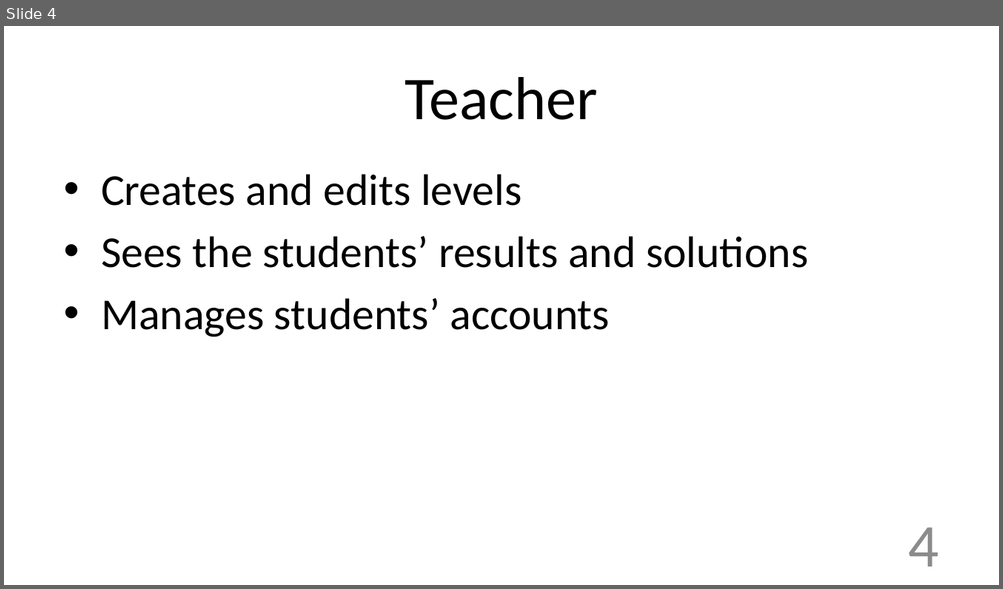
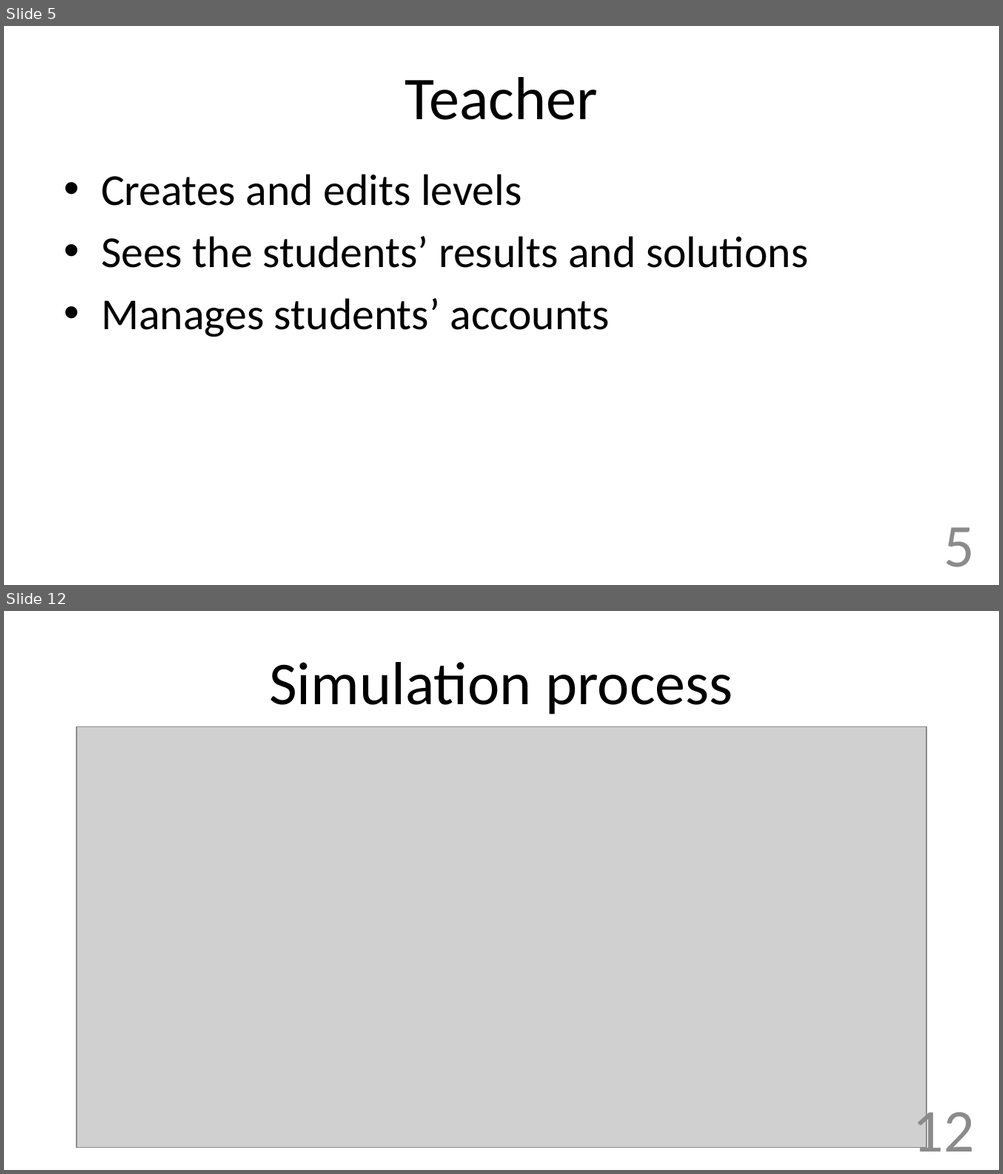
Before and after one commit to shiftuya/Robots, a slide deck: presentation.pptx. Shown one above the other, each under a label of ours: slide 4 before the commit, slides 5 and 12 after it; the slides between them are not shown. The pictures are 1003x589 and 1003x1174 pixels, drawn with LibreOffice and Linux fonts; fonts in the diff are those of the drawing; grey boxes stand for pictures. Boxes give left, top, right and bottom in pixels: in the first picture for what was removed or moved away, otherwise in the second. Text is boxed around its words. In the diff, an @@ line names an element or a change of style, - is before the commit and + after.

```diff
--- a/presentation.pptx
+++ b/presentation.pptx
@@ slide 12 added at bbox=[4, 611, 999, 1170], background #FFFFFF @@
@@ title added at bbox=[269, 662, 732, 715], 44 pt, text #000000 @@
+Simulation process
@@ picture added at bbox=[77, 726, 926, 1148] @@
@@ page number added at bbox=[913, 1102, 974, 1152], 44 pt, text #8C8C8C @@
+12
@@ what was slide 4 is now slide 5 @@
@@ page number at bbox=[943, 528, 974, 568]: text changed @@
-4
+5
```
Also in this commit, not shown: 4 slides changed, 8 other slides added, 11 slides removed.
